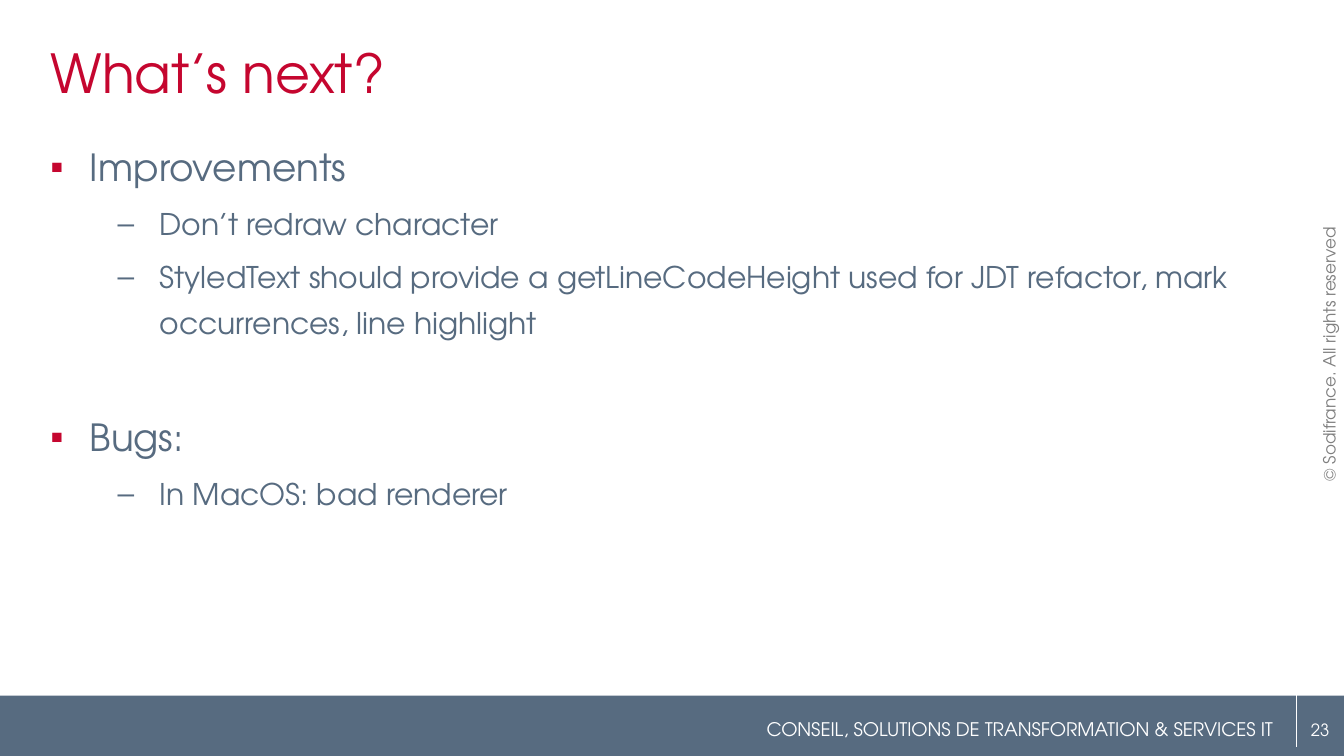
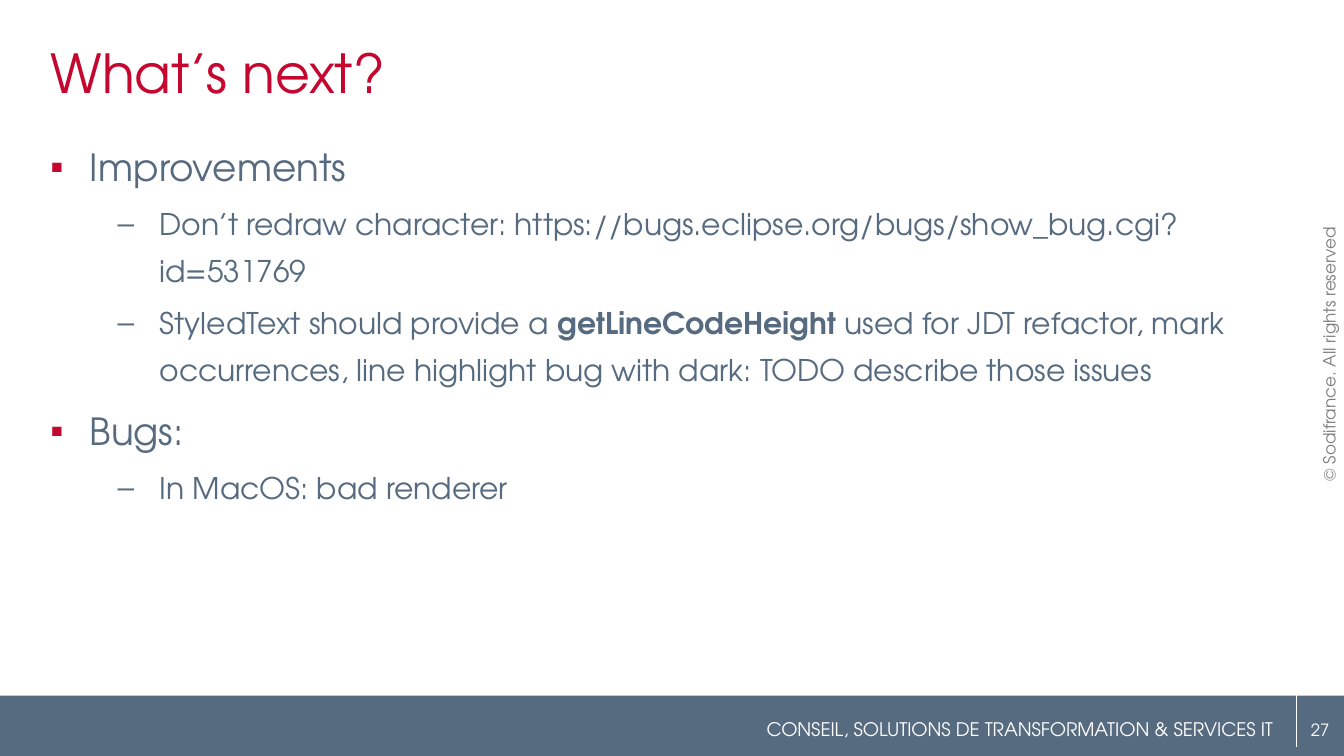
Before and after one commit to angelozerr/EclipseConFrance2018, a slide deck: slide 27 of EclipseConFrance2018_CodeMining.pptx (slide 23 before the commit). Drawn at 1344x756 pixels with LibreOffice and Linux fonts; fonts in the diff are those of the drawing; background and template pictures are left out. Boxes give left, top, right and bottom in pixels: in the first picture for what was removed or moved away, otherwise in the second. Text is boxed around its words. In the diff, an @@ line names an element or a change of style, - is before the commit and + after.

```diff
--- a/EclipseConFrance2018_CodeMining.pptx
+++ b/EclipseConFrance2018_CodeMining.pptx
@@ text at <box>160,212,1224,388</box>: text changed @@
-  – Don’t redraw character
-  – StyledText should provide a getLineCodeHeight used for JDT refactor, mark occurrences, line highlight
+  – Don’t redraw character: https://bugs.eclipse.org/bugs/show_bug.cgi?id=531769
+  – StyledText should provide a getLineCodeHeight used for JDT refactor, mark occurrences, line highlight bug with dark: TODO describe those issues
@@ page number at <box>1311,723,1330,736</box>: text changed @@
-23
+27
```
Also in this commit, not shown: 13 other slides changed, 6 slides added, 2 slides removed, 5 other files.
